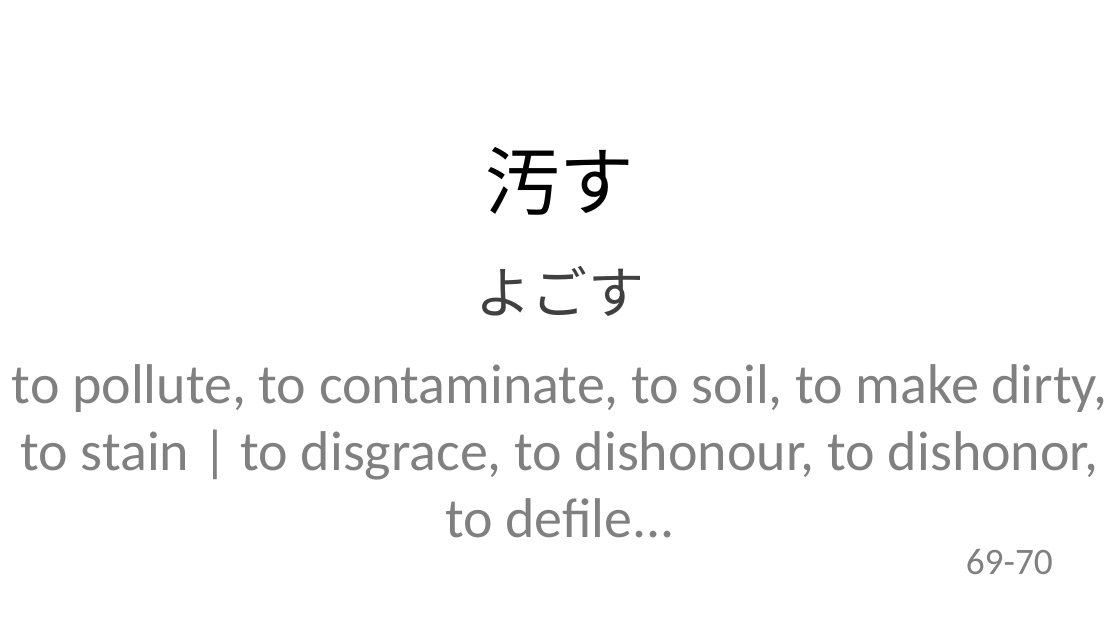
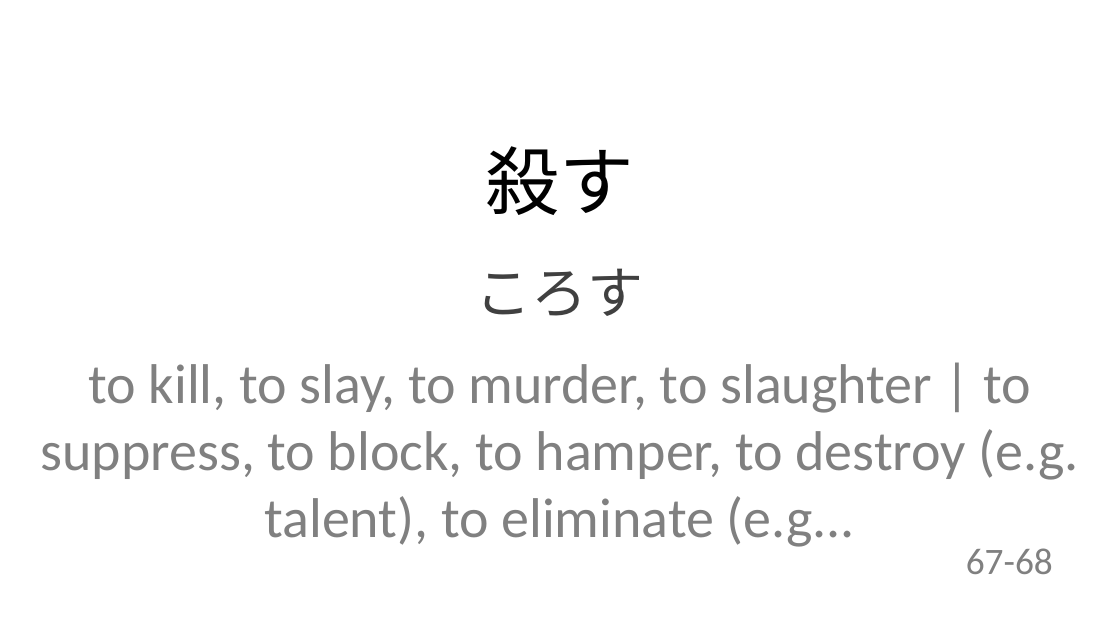
Before and after one commit to ariqRam/ankislide, a slide deck: slide 1 of 10|2-6/2023-10-5/kanji-new.pptx (slide 8 before the commit). Drawn at 1120x630 pixels with LibreOffice and Linux fonts; fonts in the diff are those of the drawing. Boxes give left, top, right and bottom in pixels: in the first picture for what was removed or moved away, otherwise in the second. Text is boxed around its words. In the diff, an @@ line names an element or a change of style, - is before the commit and + after.

```diff
--- a/10|2-6/2023-10-5/kanji-new.pptx
+++ b/10|2-6/2023-10-5/kanji-new.pptx
@@ text at [485,146,634,215]: text changed @@
-汚す
+殺す
@@ text at [476,268,644,316]: text changed @@
-よごす
+ころす
@@ text at [41,364,1079,547]: text changed @@
-to pollute, to contaminate, to soil, to make dirty, to stain | to disgrace, to dishonour, to dishonor, to defile...
+to kill, to slay, to murder, to slaughter | to suppress, to block, to hamper, to destroy (e.g. talent), to eliminate (e.g...
@@ text at [966,548,1053,574]: text changed @@
-69-70
+67-68
```
Also in this commit, not shown: 8 slides added, 13 slides removed, 34 other files.
